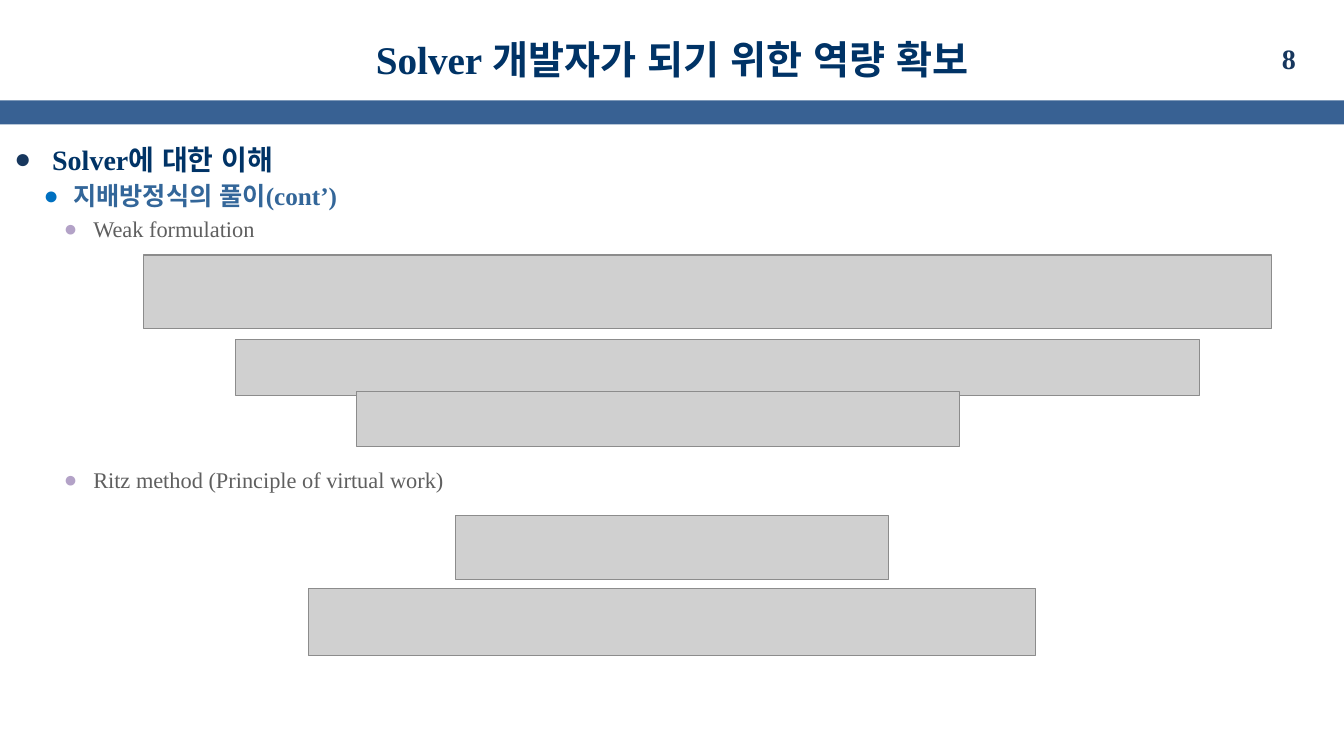
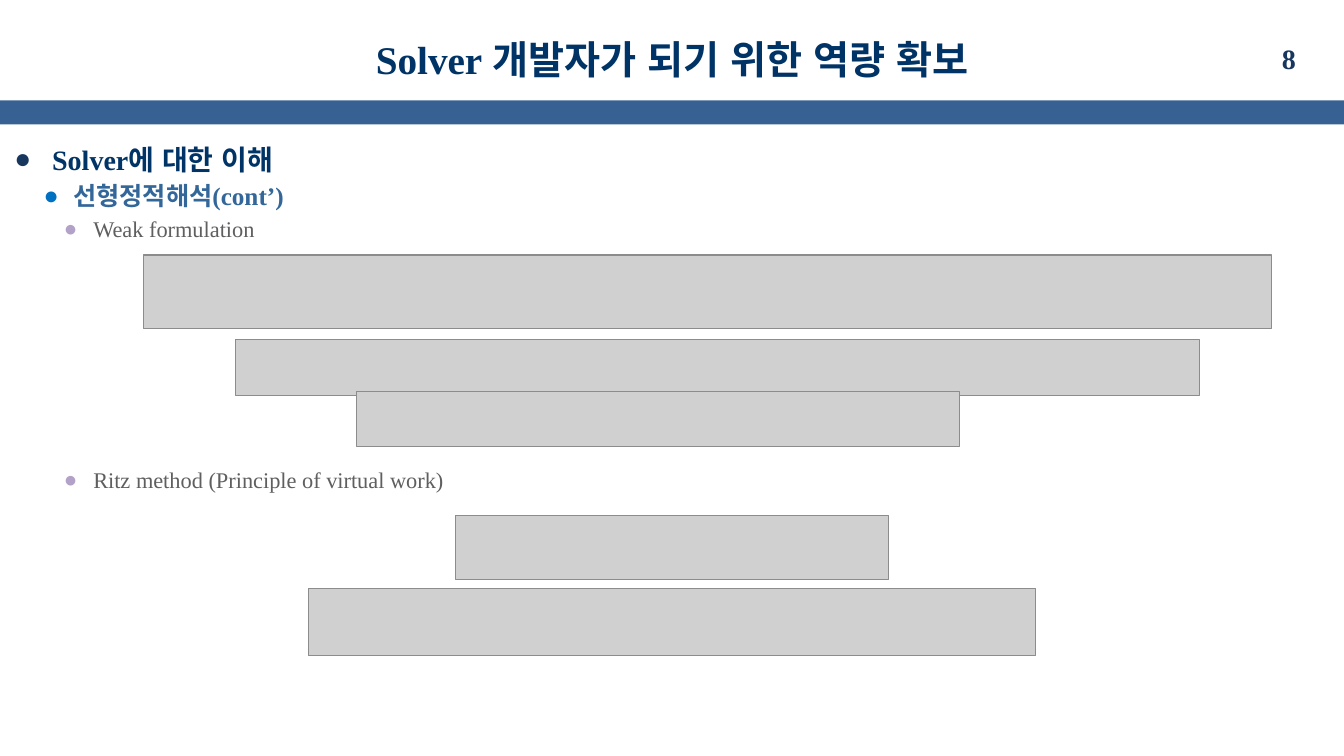
Before and after one commit to kms0523/Study, a slide deck: slide 8 of 발표자료/성과발표(중간).pptx. Drawn at 1344x756 pixels with LibreOffice and Linux fonts; fonts in the diff are those of the drawing; grey boxes stand for pictures; background and template pictures are left out. Boxes give left, top, right and bottom in pixels: in the first picture for what was removed or moved away, otherwise in the second. Text is boxed around its words. In the diff, an @@ line names an element or a change of style, - is before the commit and + after.

```diff
--- a/발표자료/성과발표(중간).pptx
+++ b/발표자료/성과발표(중간).pptx
@@ text at <box>73,183,283,210</box>: text changed @@
-  ● 지배방정식의 풀이(cont’)
+  ● 선형정적해석(cont’)
```
Also in this commit, not shown: 3 other slides changed, 2 slides added, 2 slides removed.
